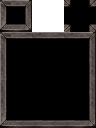
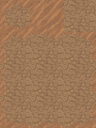
Layered file, before and after one edit (96x128). Changes by layer:
added group "Sand" with 3 layers above "Wall" over (0, 0, 96, 128)
added layer "Layer 105" in group "Sand" over (0, 0, 96, 128)
added layer "Layer 106" in group "Sand" over (0, 0, 96, 128)
hid group "Wall" (7 layers) over (0, 0, 96, 128)
hid "Layer 104" over (0, 0, 96, 128)
